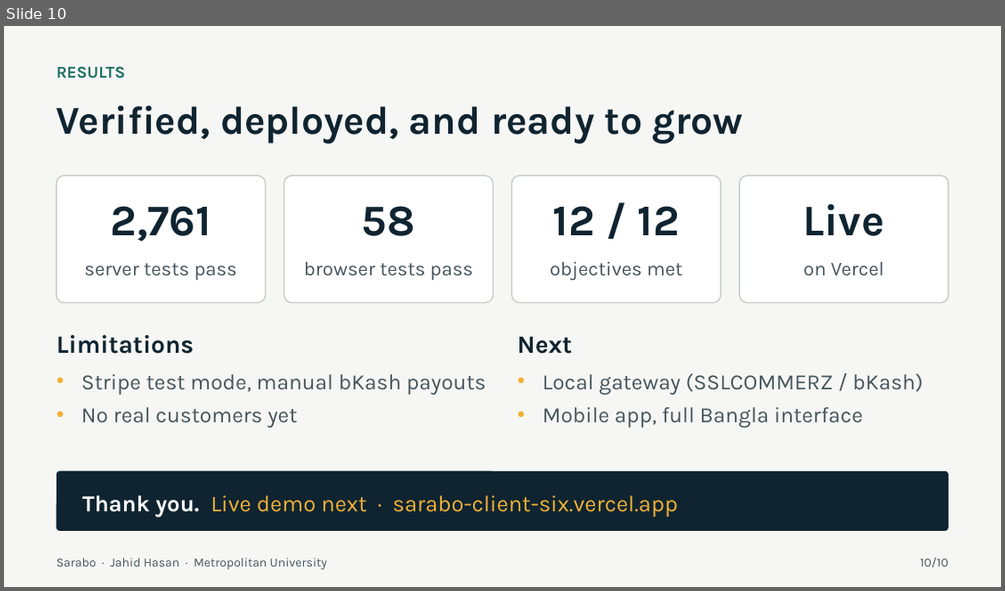
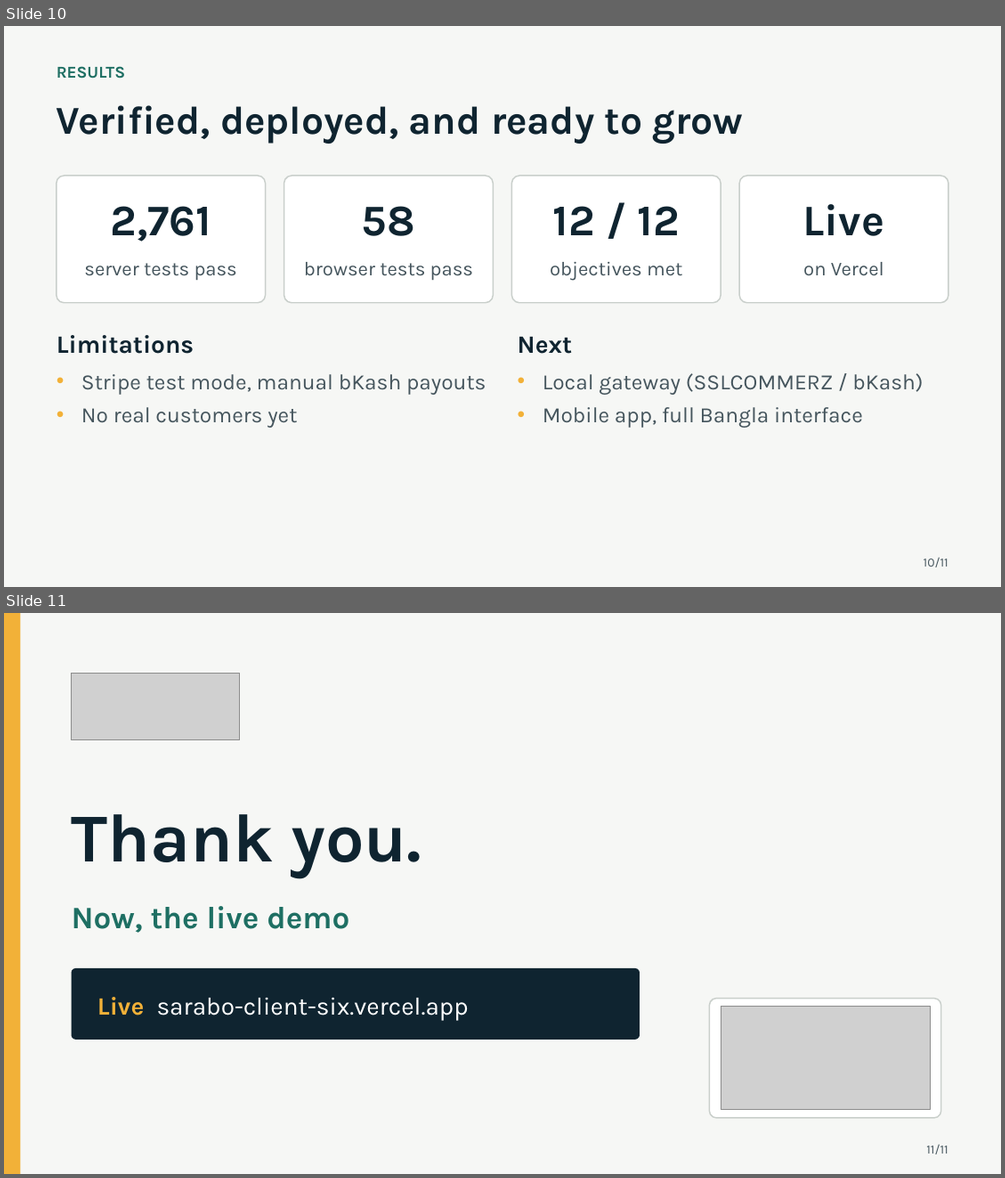
Before and after one commit to jahidjubaer/sarabo-doc, a slide deck: presentation/Sarabo_Presentation.pptx. Shown one above the other, each under a label of ours: slide 10 before the commit, slides 10 and 11 after it. The pictures are 1005x591 and 1005x1178 pixels, drawn with LibreOffice and Linux fonts; fonts in the diff are those of the drawing; grey boxes stand for pictures. Boxes give left, top, right and bottom in pixels: in the first picture for what was removed or moved away, otherwise in the second. Text is boxed around its words. In the diff, an @@ line names an element or a change of style, - is before the commit and + after.

Commit message:
docs: API call section in viva Q&A; light title slide, footer text removed, separate thank-you slide

```diff
--- a/presentation/Sarabo_Presentation.pptx
+++ b/presentation/Sarabo_Presentation.pptx
@@ slide 11 added at (4,613,1001,1174), background #F6F7F5 @@
@@ rectangle added at (4,613,20,1174), fill #F2B138 @@
@@ picture added at (72,673,240,740) @@
@@ text added at (72,814,421,877), 66 pt, text #0F2430, bold @@
+Thank you.
@@ text added at (72,906,349,933), 30 pt, text #1E6F63, bold @@
+Now, the live demo
@@ rounded rectangle added at (72,968,639,1039), fill #0F2430 @@
@@ text added at (97,997,469,1021), 24 pt, text #FFFFFF @@
+Live sarabo-client-six.vercel.app
@@ rounded rectangle added at (709,998,941,1118), fill #FFFFFF, outline #C9CFCB 1.25 pt @@
@@ picture added at (720,1005,930,1109) @@
@@ text added at (926,1144,947,1154), 12 pt, text #45555D @@
+11/11
@@ slide 10 changed as well @@
@@ rounded rectangle removed at (57,471,948,531) @@
@@ text removed at (82,495,678,516) @@
-Thank you. Live demo next · sarabo-client-six.vercel.app
@@ text removed at (57,557,327,570) @@
-Sarabo · Jahid Hasan · Metropolitan University
@@ text at (923,557,948,567): text changed @@
-10/10
+10/11
```
Also in this commit, not shown: 9 other slides changed, 5 other files.
